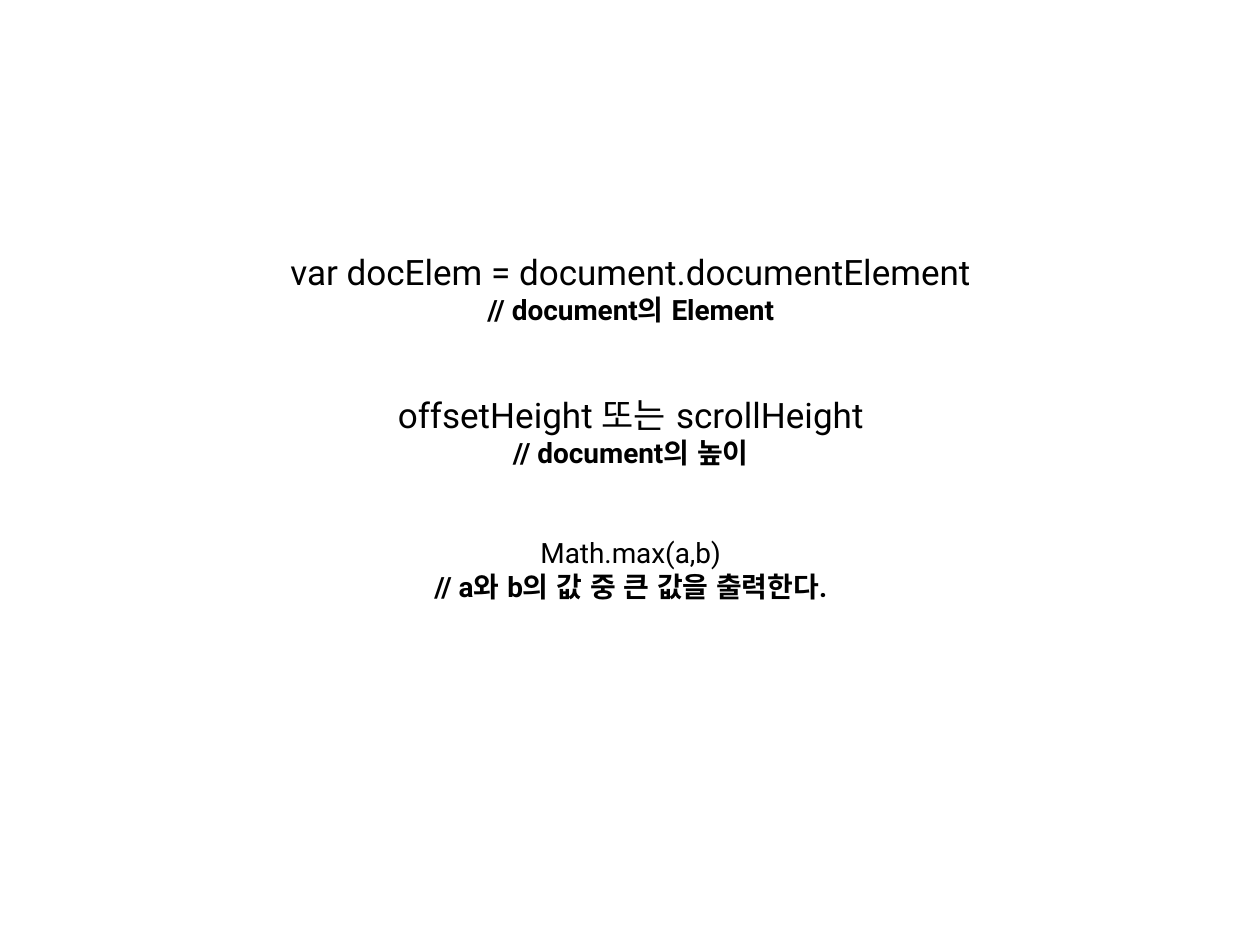
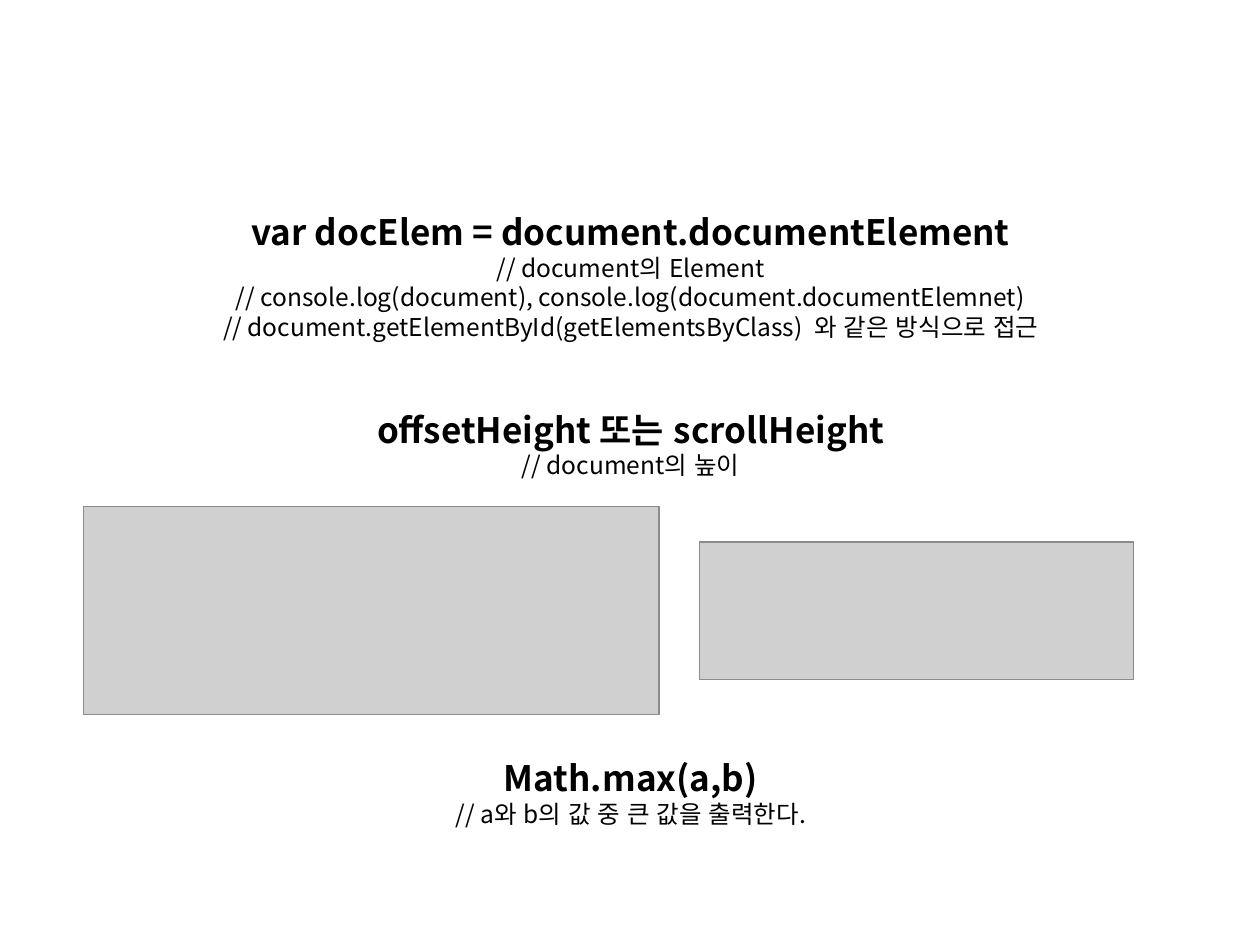
Before and after one commit to Jangyusu/Javascript_Study, a slide deck: slide 4 of 4주차(Top스크롤)/Top스크롤.pptx (slide 2 before the commit). Drawn at 1260x945 pixels with LibreOffice and Linux fonts; fonts in the diff are those of the drawing; grey boxes stand for pictures. Boxes give left, top, right and bottom in pixels: in the first picture for what was removed or moved away, otherwise in the second. Text is boxed around its words. In the diff, an @@ line names an element or a change of style, - is before the commit and + after.

```diff
--- a/4주차(Top스크롤)/Top스크롤.pptx
+++ b/4주차(Top스크롤)/Top스크롤.pptx
@@ text "var docElem = document.documentElement": place and size @@
-text "var docElem = document.documentElement" at <box>290,258,970,600</box>
+text "var docElem = document.documentElement" at <box>248,217,1038,825</box>
@@ text at <box>252,217,1009,825</box>: font Roboto to Noto Sans CJK KR in "var docElem = document.documentElement", "// document의 Element", "offsetHeight 또는 scrollHeight", "// document의 높이" and 2 more places; bold on in "var docElem = document.documentElement", "offsetHeight 또는 scrollHeight", "Math.max(a,b)"; size 16 to 14 pt, bold off in "// document의 Element", "// document의 높이", "// a와 b의 값 중 큰 값을 ..."; size 16 to 20 pt in "Math.max(a,b)" @@
@@ text at <box>248,281,1038,342</box>: paragraphs added @@
+// console.log(document), console.log(document.documentElemnet)
+// document.getElementById(getElementsByClass) 와 같은 방식으로 접근
@@ picture added at <box>83,507,659,714</box> @@
@@ picture added at <box>699,542,1134,679</box> @@
```
Also in this commit, not shown: 1 other slide changed, 4 slides added, 3 other files.
